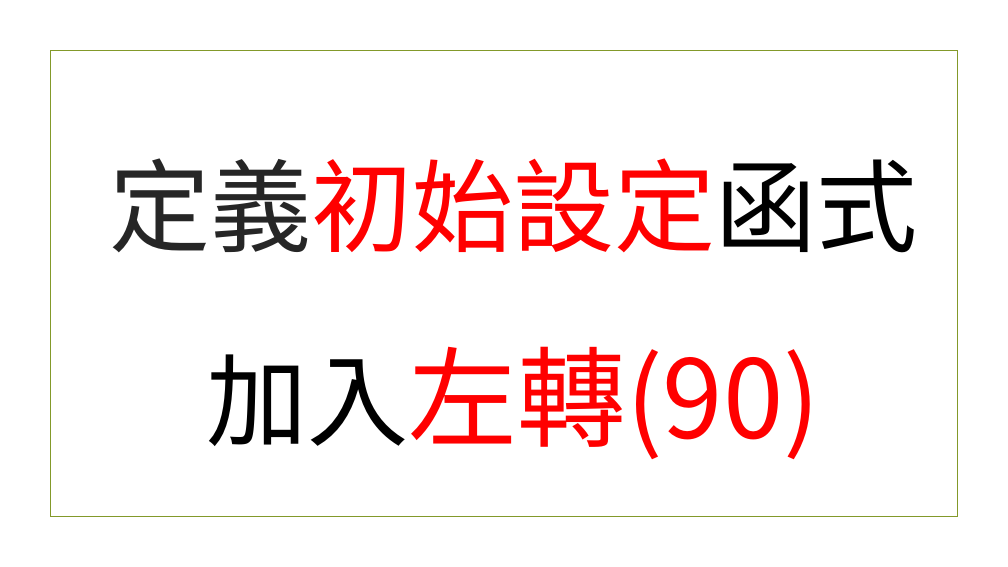
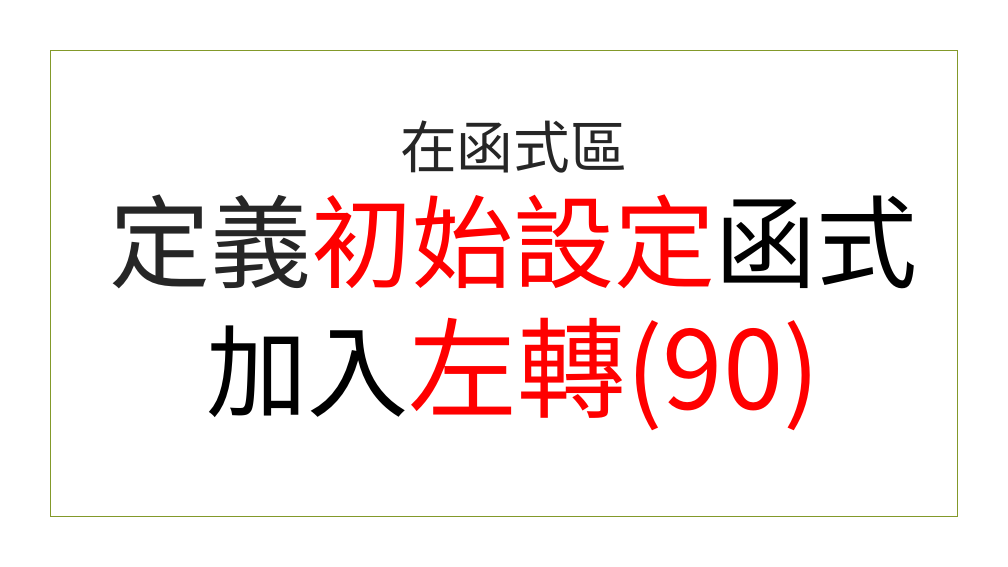
Before and after one commit to beardad1975/py4t, a slide deck: slide 9 of 課程資料/專題-海龜與樹/海龜與樹程式簡報.pptx. Drawn at 1008x567 pixels with LibreOffice and Linux fonts; fonts in the diff are those of the drawing; background and template pictures are left out. Boxes give left, top, right and bottom in pixels: in the first picture for what was removed or moved away, otherwise in the second. Text is boxed around its words. In the diff, an @@ line names an element or a change of style, - is before the commit and + after.

```diff
--- a/課程資料/專題-海龜與樹/海龜與樹程式簡報.pptx
+++ b/課程資料/專題-海龜與樹/海龜與樹程式簡報.pptx
@@ title at (x1=109, y1=120, x2=917, y2=430): text changed @@
-定義初始設定函式
-加入左轉(90)
+在函式區
+定義初始設定函式
+加入左轉(90)
```
Also in this commit, not shown: 14 other slides changed, 27 slides added, 21 other files.
